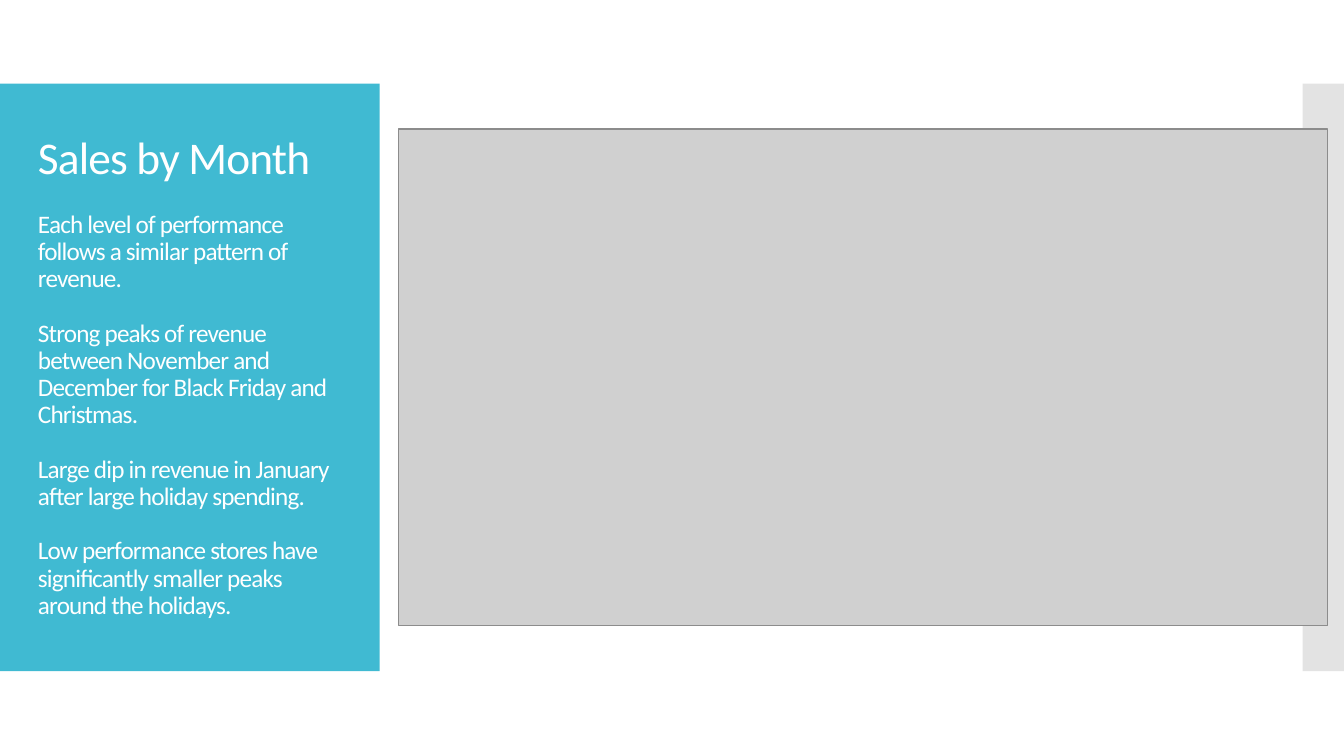
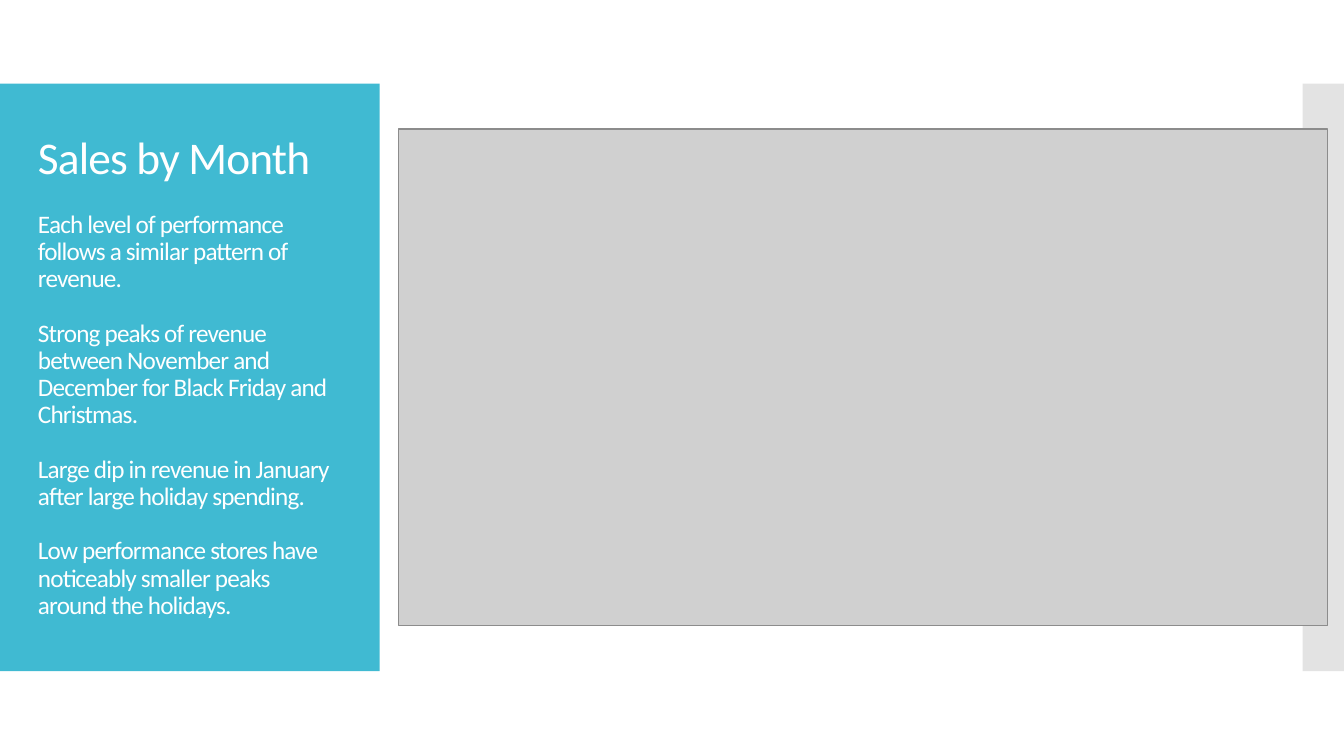
Before and after one commit to mleggett25/Walmart-Sales-Analysis, a slide deck: slide 9 of Walmart Sales Analysis.pptx. Drawn at 1344x756 pixels with LibreOffice and Linux fonts; fonts in the diff are those of the drawing; grey boxes stand for pictures. Boxes give left, top, right and bottom in pixels: in the first picture for what was removed or moved away, otherwise in the second. Text is boxed around its words. In the diff, an @@ line names an element or a change of style, - is before the commit and + after.

```diff
--- a/Walmart Sales Analysis.pptx
+++ b/Walmart Sales Analysis.pptx
@@ title at (38, 142, 330, 618): text changed @@
-Sales by Month
-Each level of performance follows a similar pattern of revenue.
-Strong peaks of revenue between November and December for Black Friday and Christmas.
-Large dip in revenue in January after large holiday spending.
-Low performance stores have significantly smaller peaks around the holidays.
+Sales by Month
+Each level of performance follows a similar pattern of revenue.
+Strong peaks of revenue between November and December for Black Friday and Christmas.
+Large dip in revenue in January after large holiday spending.
+Low performance stores have noticeably smaller peaks around the holidays.
```
Also in this commit, not shown: 15 other slides changed, 1 slide added, 6 other files.
